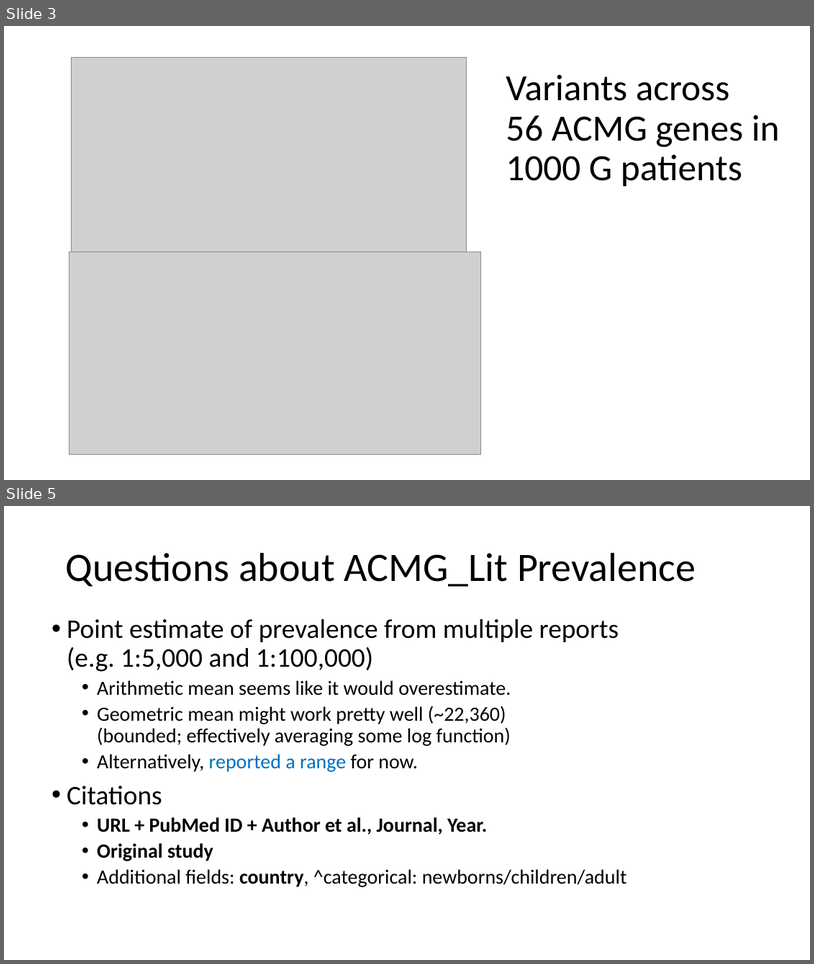
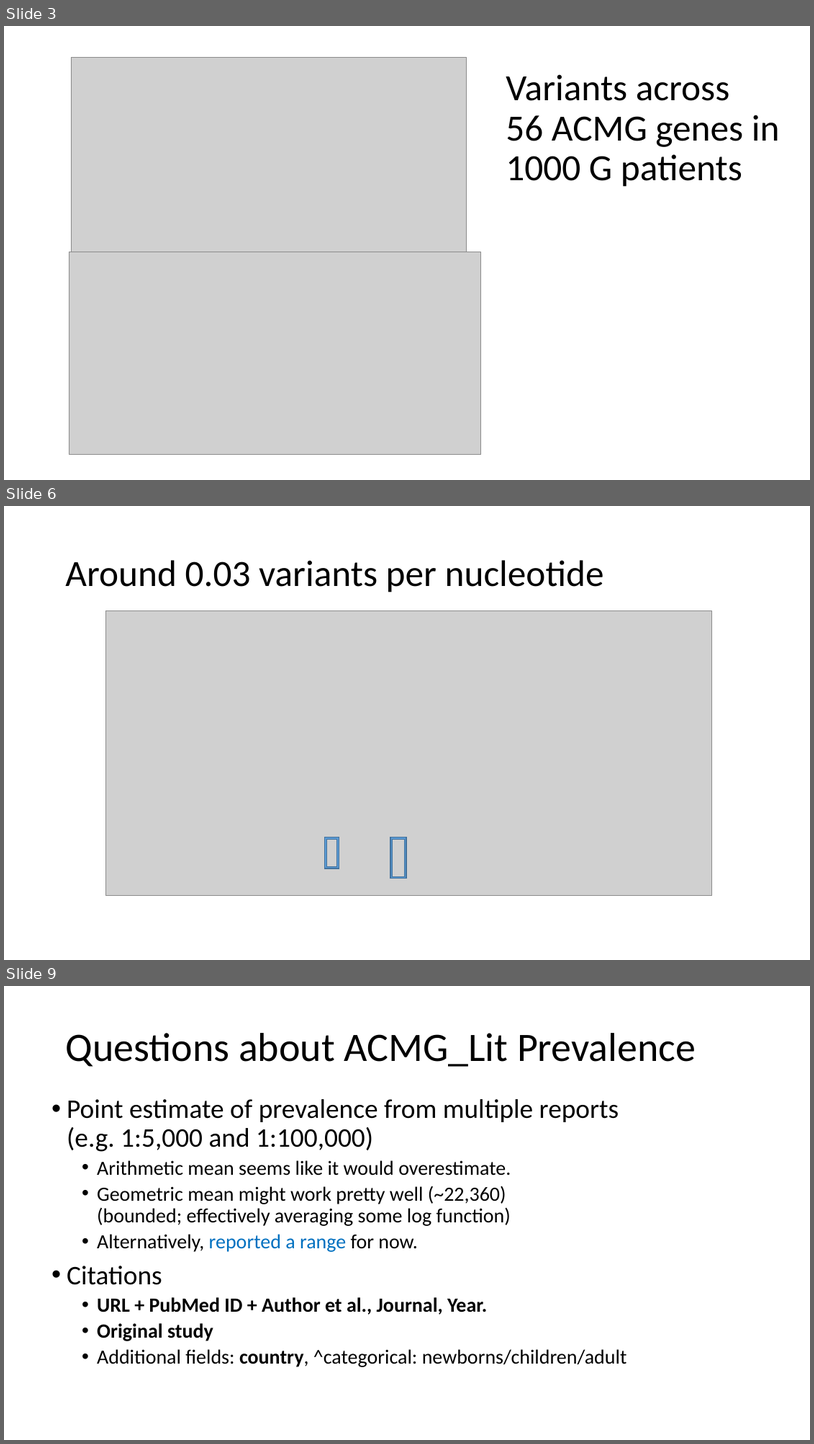
Before and after one commit to dfan/HST-2016, a slide deck: week_5/Presentation_week_5.3.pptx. Shown one above the other, each under a label of ours: slides 3 and 5 before the commit, slides 3, 6 and 9 after it; the slides between them are not shown. The pictures are 814x964 and 814x1444 pixels, drawn with LibreOffice and Linux fonts; fonts in the diff are those of the drawing; grey boxes stand for pictures. Boxes give left, top, right and bottom in pixels: in the first picture for what was removed or moved away, otherwise in the second. Text is boxed around its words. In the diff, an @@ line names an element or a change of style, - is before the commit and + after.

```diff
--- a/week_5/Presentation_week_5.3.pptx
+++ b/week_5/Presentation_week_5.3.pptx
@@ slide 6 added at <box>4,506,810,960</box>, background #FFFFFF @@
@@ title added at <box>65,560,604,592</box>, 44 pt, text #000000 @@
+Around 0.03 variants per nucleotide
@@ picture added at <box>106,610,712,896</box> @@
@@ frame added at <box>325,837,339,867</box>, fill #5B9BD5, outline #43739E 1 pt @@
@@ frame added at <box>391,837,406,878</box>, fill #5B9BD5, outline #43739E 1 pt @@
@@ what was slide 5 is now slide 9 @@
```
Also in this commit, not shown: 1 slide changed, 3 other slides added, 1 slide removed, 10 other files.
